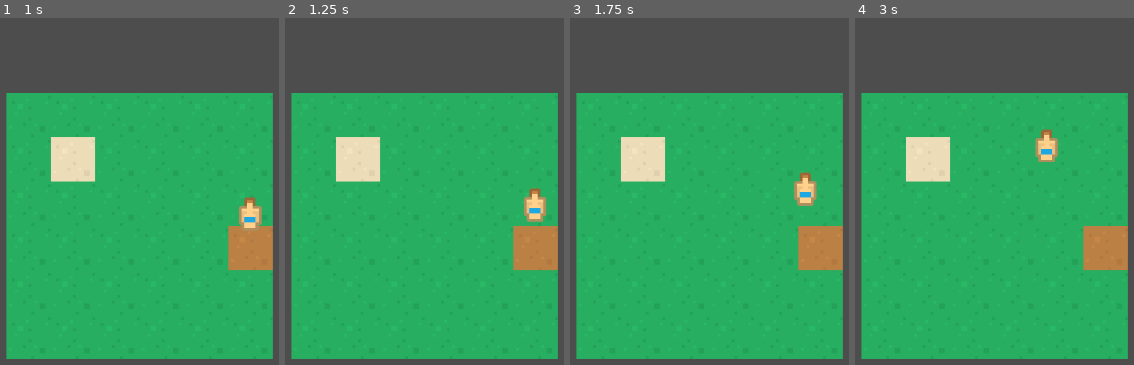
Above: before the commit, frames 1-4 (left to right).
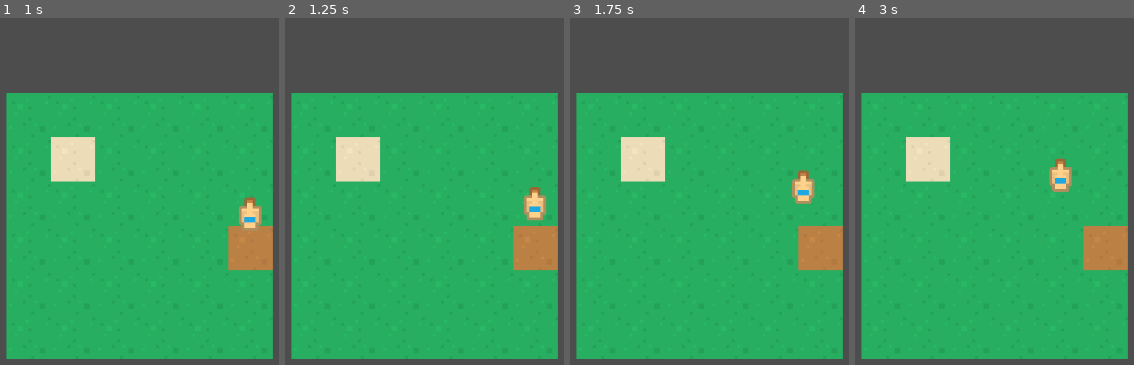
Above: after the commit, the same moments.

Repository: ApostolisSiampanis/intelligent-agents
Game: Godot game, scene res://scenes/main_scene.tscn
Same seed, same stepped clock (60 frames per second), same inputs: the game is played once before the commit and once after it.
Inputs:
- Up to frame 1 (1 s): no input
- Up to frame 2 (1.25 s): no input
- Up to frame 3 (1.75 s): no input
- Up to frame 4 (3 s): no input

Frame 1 is identical in both runs. In frame 2, 0.2% of the frame differs, in the area x 85-94%, y 48-59%; in frame 3, 0.5%; in frame 4, 1.3%, in the area x 64-78%, y 31-51%.

Commit message:
add epsilon check
Co-Authored-By: Anthony Roussos <anthony.rouss@proton.me>

Diff:
--- a/scripts/agent.gd
+++ b/scripts/agent.gd
@@ -4,6 +4,7 @@
 
 const SPEED = 50
 const GOAL_TYPE = "sand"
+const EPSILON = 2
 
 var available_tile_steps = [
 	Vector2i(1, 0), Vector2i(-1, 0),  # Horizontal movement
@@ -51,7 +52,8 @@
 		calculate_destination(next_tile, current_position)
 		return
 	elif current_state == State.WALKING:
-		if Vector2i(position) == destination_pos:
+		position += tile_dif * SPEED * delta
+		if (Vector2i(position) - destination_pos).length() <= EPSILON:
+			position = destination_pos
 			current_state = State.DISCOVERING
 			return
-		position += tile_dif * SPEED * delta
